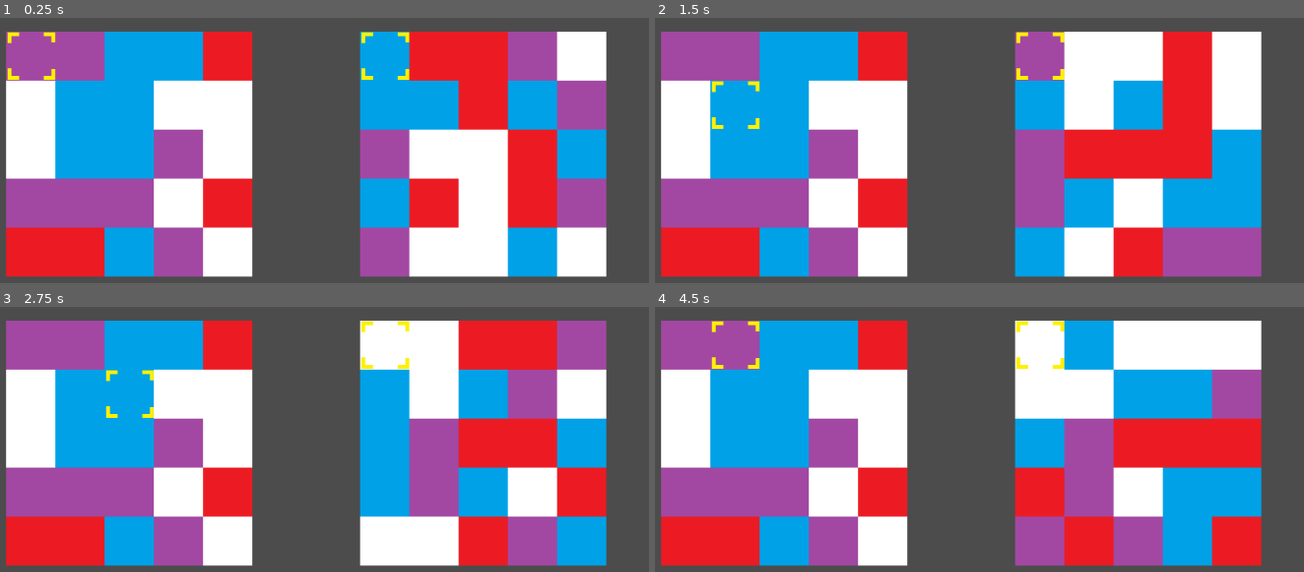
Above: before the commit, frames 1-4 (two rows, left to right).
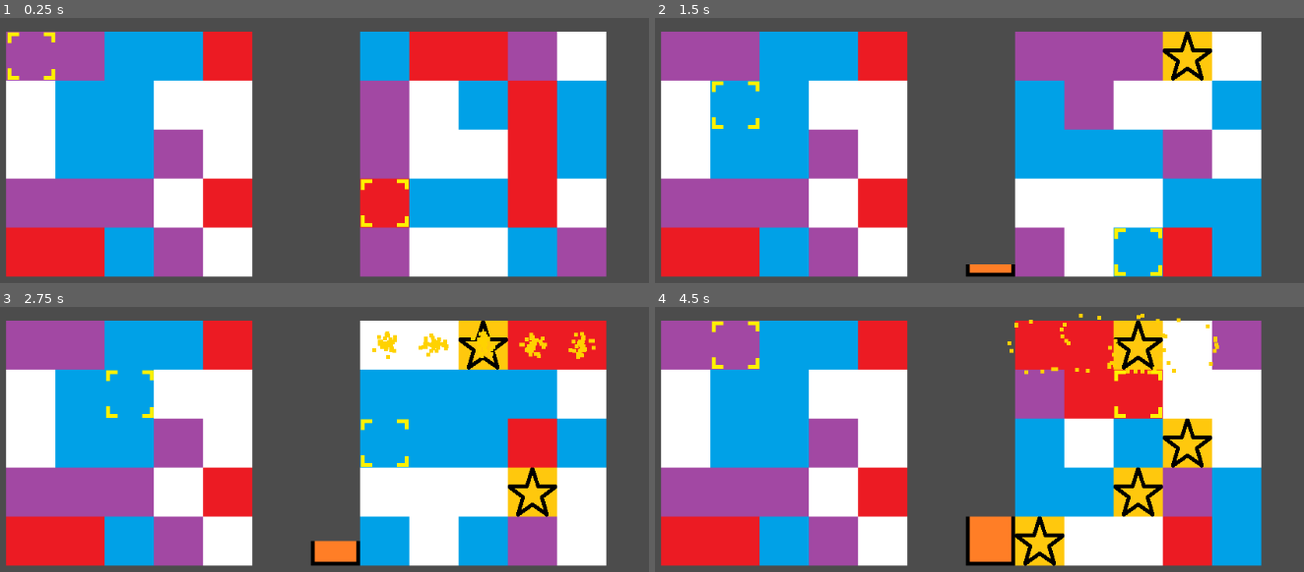
Above: after the commit, the same moments.

Repository: NolanWhitecotton/TilsVersus
Game: Godot game, scene res://scenes/game.tscn
The game is run twice, just before and just after one commit, with the same random seed, the same clock (stepped at 60 frames per second) and the same inputs.
Inputs:
- Up to frame 1 (0.25 s): no input
- Up to frame 2 (1.5 s): hold D (cursor_right) 0.53-1.28 s; tap Shift (select_move) at 0.6, 1.35 s; hold S (cursor_down) from 1.28 s (still down)
- Up to frame 3 (2.75 s): release S (cursor_down) at 2.03 s; hold D (cursor_right) from 2.03 s (still down); tap Shift (select_move) at 2.1 s
- Up to frame 4 (4.5 s): release D (cursor_right) at 2.78 s; hold W (cursor_up) 2.78-3.53 s; tap Shift (select_move) at 2.85, 3.6, 4.35 s; hold A (cursor_left) from 3.53 s (still down)

The runs differ from the first frame. In frame 1, 15% of the frame differs, in the area x 55-94%, y 5-98%; in frame 2, 26%; in frame 3, 22%; in frame 4, 33%, in the area x 47-94%, y 2-98%.

Commit message:
Functional basic ai

Diff:
--- a/YoshisCookie/project.godot
+++ b/YoshisCookie/project.godot
@@ -22,7 +22,7 @@
 [display]
 
 window/stretch/mode="viewport"
-window/stretch/aspect="keep_width"
+window/stretch/aspect="keep"
 
 [input]
 
--- a/YoshisCookie/scenes/game.gd
+++ b/YoshisCookie/scenes/game.gd
@@ -31,7 +31,8 @@
 		winner=Players.PLAYER1
 	health = board2.find_node("health").value
 	if(health==100):
-		winner=Players.PLAYER2
+		#winner=Players.PLAYER2
+		pass
 
 
 func affectOther(var id):
--- a/YoshisCookie/scripts/board.gd
+++ b/YoshisCookie/scripts/board.gd
@@ -81,8 +81,8 @@
 
 		moving_animation_progress=1 #start the animation
 
-		print("MOVE: linetype=" + str(lineType) + " linePos="
-			+ str(linePosition) + " dir=" + str(lineDirection))
+		#print("MOVE: linetype=" + str(lineType) + " linePos="
+		#	+ str(linePosition) + " dir=" + str(lineDirection))
 
 func finish_line_move():
 	# end animation
@@ -143,30 +143,104 @@
 					cookie_grid[r][c].get_node("cookie").position.x+=16 * animation_line_direction
 
 
-func select_possible_color():
-	while(true): #TODO this could be finite time, but this is easier
-		var testing = randi() % 5
+func get_all_possible_colors():
+	var possible = []
+
+	for testing in range(5):# for every color
 		var count = 0
-		for r in range(BOARD_SIZE):
+		for r in range(BOARD_SIZE):#for every place on the board
 			for c in range(BOARD_SIZE):
 				if (cookie_grid[r][c].find_node("cookie").texture==cookie_colors[testing]):
 					count += 1
 		if count >= 5:
-			return testing
-	return 0
-
-
-func doAISteps():
+			possible.append(testing)
+
+	print(possible)
+	return possible
+
+
+func select_possible_color():
+	var valid_colors = get_all_possible_colors()
+	var selecting = valid_colors[randi() % valid_colors.size()]
+	print("selecting=" + str(selecting))
+	return selecting
+
+
+
+var ai_completing_color = -1
+var ai_line_type
+var ai_line_pos
+
+
+func get_incomplete_in_line(var lineType, var linePos, var goalColor):
+	var incomplete = []
+	for checking in range(5):
+		if lineType==LineType.COLUMN:
+			if(cookie_grid[linePos][checking].find_node("cookie").texture!=cookie_colors[goalColor]):
+				incomplete.append(checking)
+		else:
+			if(cookie_grid[checking][linePos].find_node("cookie").texture!=cookie_colors[goalColor]):
+				incomplete.append(checking)
+
+	return incomplete
+
+
+func ai_set_line_typepos():
+	# TODO this is called every frame, call it only when
+	# the new line color is picked, probably put it in the line completion area
+	# so that the AI doesnt pick a new row every frame
+	ai_line_type =  LineType.ROW
+	ai_line_pos = 0
+	#ai_line_pos = randi() % 5
+	#TODO make AI calculated and not hardcoded
+	#TODO make AI  work on columns not just rows
+
+var ai_anchor_x
+var ai_anchor_y
+
+func do_ai_steps():
 	if moving_animation_progress == 0:
-		var dirInt = randi() % 2
-		var rcInt = randi() % 2
-
-		var line = randi() % 5
-		var dir = LineSign.POSITIVE if dirInt==0 else LineSign.NEGATIVE
-		var type = LineType.COLUMN if rcInt==0 else LineType.ROW
-
-		start_line_move(type, dir, line)
-		#print(select_possible_color())
+		#ai_completing_color = 0
+		if(ai_completing_color==-1):
+			ai_completing_color = select_possible_color()
+
+		ai_set_line_typepos()
+		var to_get_in_place = get_incomplete_in_line(ai_line_type, ai_line_pos, ai_completing_color);
+		#select the color and linepos to complete
+
+		var piece_y=-1;
+		# find a piece to move
+		var found = false
+		for r in range(BOARD_SIZE):
+			if(found):
+				break
+			if(ai_line_type==LineType.COLUMN) and ai_line_pos==r: #skip if its the one we're solving
+				continue
+			for c in range(BOARD_SIZE):
+				if(ai_line_type==LineType.ROW) and ai_line_pos==c: #skip if its the one we're solving
+					continue
+				if cookie_grid[r][c].find_node("cookie").texture==cookie_colors[ai_completing_color]:
+					piece_y = c
+					found = true
+					break
+
+		#set the anchor
+		if(ai_line_type==LineType.ROW):#TODO cols
+			ai_anchor_x = to_get_in_place[0]
+			ai_anchor_y = piece_y
+
+		#set the cursor to the anchor position
+		var cursor = find_node("cursor")
+		cursor.position.x = (to_get_in_place[0])*64
+		cursor.position.y = (piece_y)*64
+
+
+		var countInCol = get_incomplete_in_line(LineType.COLUMN,ai_anchor_x,ai_completing_color).size()
+		if(countInCol==BOARD_SIZE):#if incomplete in row is empty, then move right
+			start_line_move(LineType.ROW, LineSign.POSITIVE, ai_anchor_y)
+		else:
+			#move down until piece is in place
+			start_line_move(LineType.COLUMN, LineSign.POSITIVE, to_get_in_place[0])
 
 
 # handles user input and moves the cursor accordingly
@@ -176,7 +250,7 @@
 		return
 
 	if isAI:
-		doAISteps()
+		do_ai_steps()
 		return
 
 	var cursorMoveOffset = 64
@@ -239,9 +313,10 @@
 
 
 func handle_completed_line(type, pos):
+	ai_completing_color = -1
+	print("line completed")
+
 	add_points(5)
-
-	print("found " + str(type) + ", " + str(pos))
 
 	#get the color that was matched
 	var completed_color
